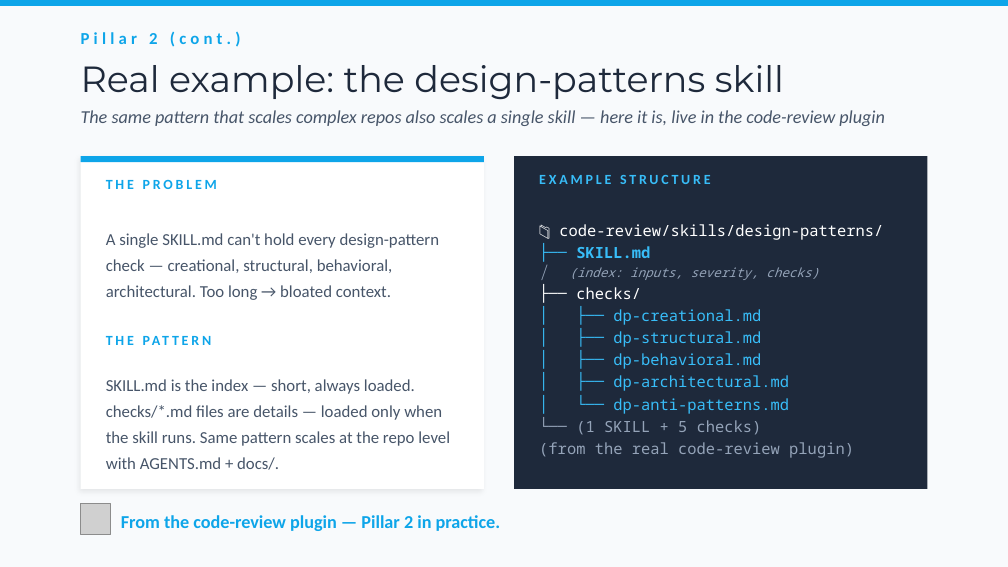
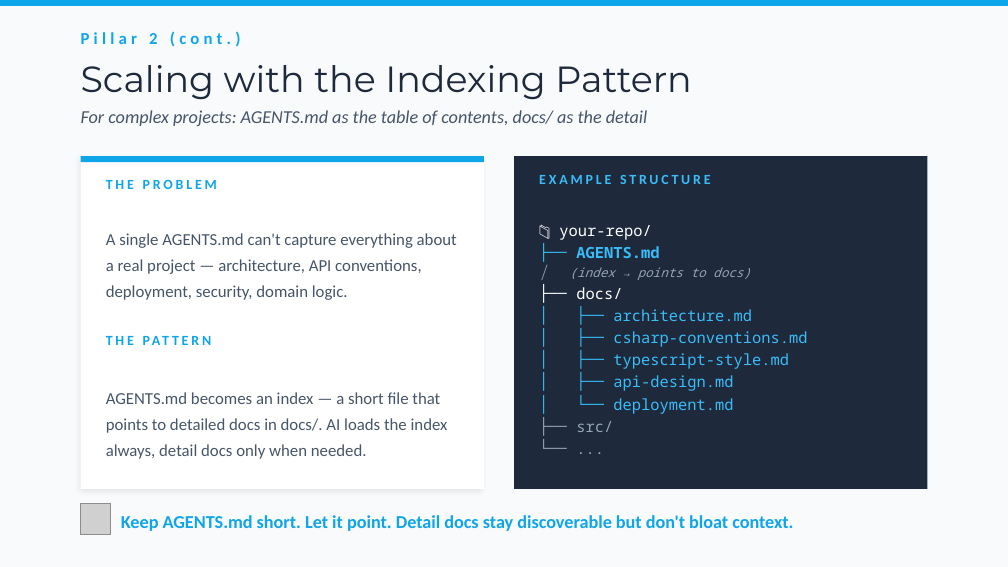
Before and after one commit to bubuding0809/copilot-cli-for-beginners, a slide deck: slide 8 of WORKSHOP-PRESENTATION.pptx. Drawn at 1008x567 pixels with LibreOffice and Linux fonts; fonts in the diff are those of the drawing; grey boxes stand for pictures. Boxes give left, top, right and bottom in pixels: in the first picture for what was removed or moved away, otherwise in the second. Text is boxed around its words. In the diff, an @@ line names an element or a change of style, - is before the commit and + after.

```diff
--- a/WORKSHOP-PRESENTATION.pptx
+++ b/WORKSHOP-PRESENTATION.pptx
@@ text at <box>81,65,691,100</box>: text changed @@
-Real example: the design-patterns skill
+Scaling with the Indexing Pattern
@@ text at <box>81,110,647,126</box>: text changed @@
-The same pattern that scales complex repos also scales a single skill — here it is, live in the code-review plugin
+For complex projects: AGENTS.md as the table of contents, docs/ as the detail
@@ text at <box>106,233,457,300</box>: text changed @@
-A single SKILL.md can't hold every design-pattern check — creational, structural, behavioral, architectural. Too long → bloated context.
+A single AGENTS.md can't capture everything about a real project — architecture, API conventions, deployment, security, domain logic.
@@ text at <box>559,225,807,432</box>: text changed @@
-📁 code-review/skills/design-patterns/
-├── SKILL.md
-│ (index: inputs, severity, checks)
-├── checks/
-│ ├── dp-creational.md
-│ ├── dp-structural.md
-│ ├── dp-behavioral.md
-│ ├── dp-architectural.md
-│ └── dp-anti-patterns.md
-└── (1 SKILL + 5 checks)
-(from the real code-review plugin)
+📁 your-repo/
+├── AGENTS.md
+│ (index → points to docs)
+├── docs/
+│ ├── architecture.md
+│ ├── csharp-conventions.md
+│ ├── typescript-style.md
+│ ├── api-design.md
+│ └── deployment.md
+├── src/
+└── ...
@@ text at <box>106,392,448,459</box>: text changed @@
-SKILL.md is the index — short, always loaded. checks/*.md files are details — loaded only when the skill runs. Same pattern scales at the repo level with AGENTS.md + docs/.
+AGENTS.md becomes an index — a short file that points to detailed docs in docs/. AI loads the index always, detail docs only when needed.
@@ text at <box>121,515,793,531</box>: text changed @@
-From the code-review plugin — Pillar 2 in practice.
+Keep AGENTS.md short. Let it point. Detail docs stay discoverable but don't bloat context.
```
Also in this commit, not shown: 6 other slides changed, 3 other files.
